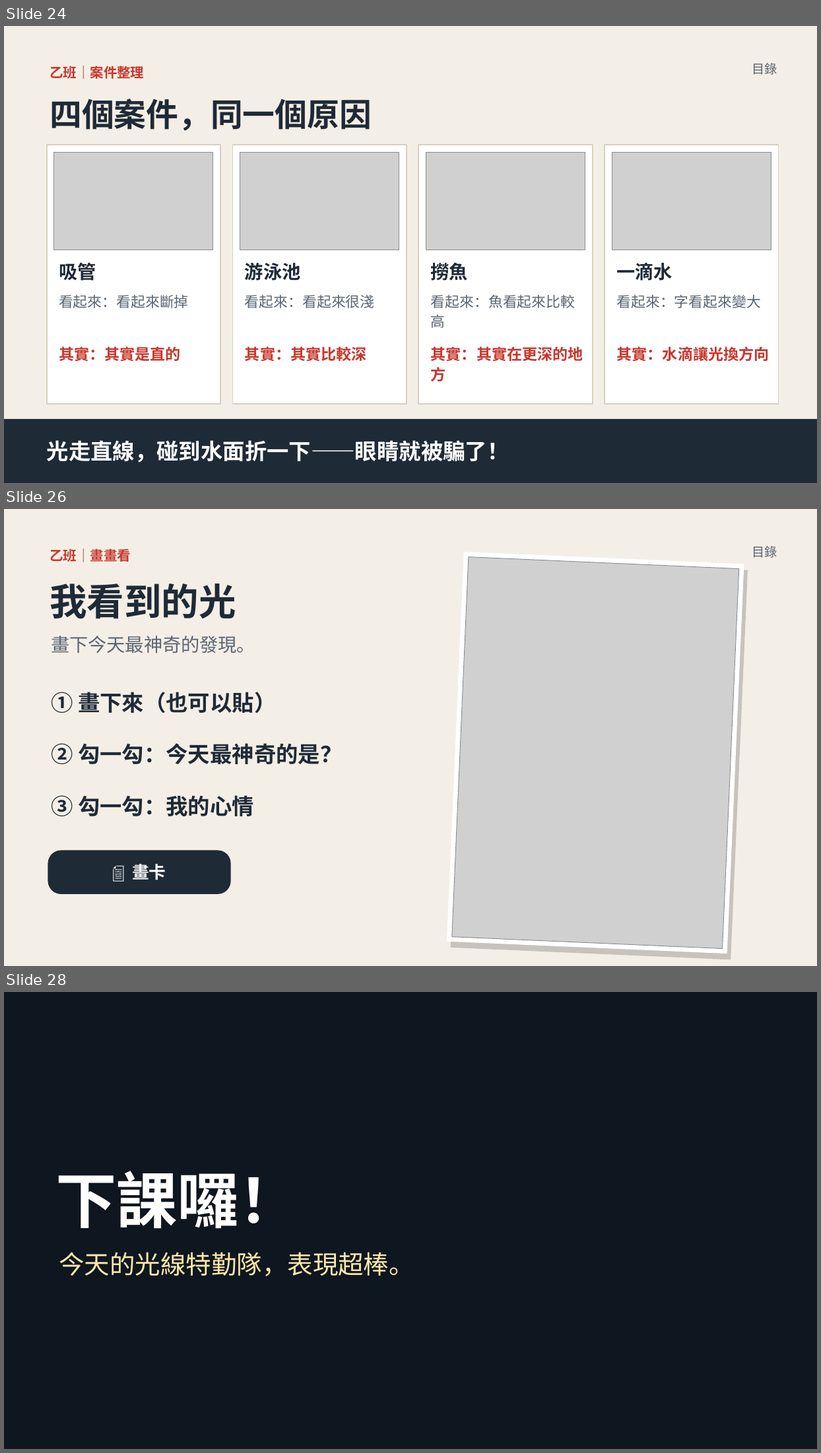
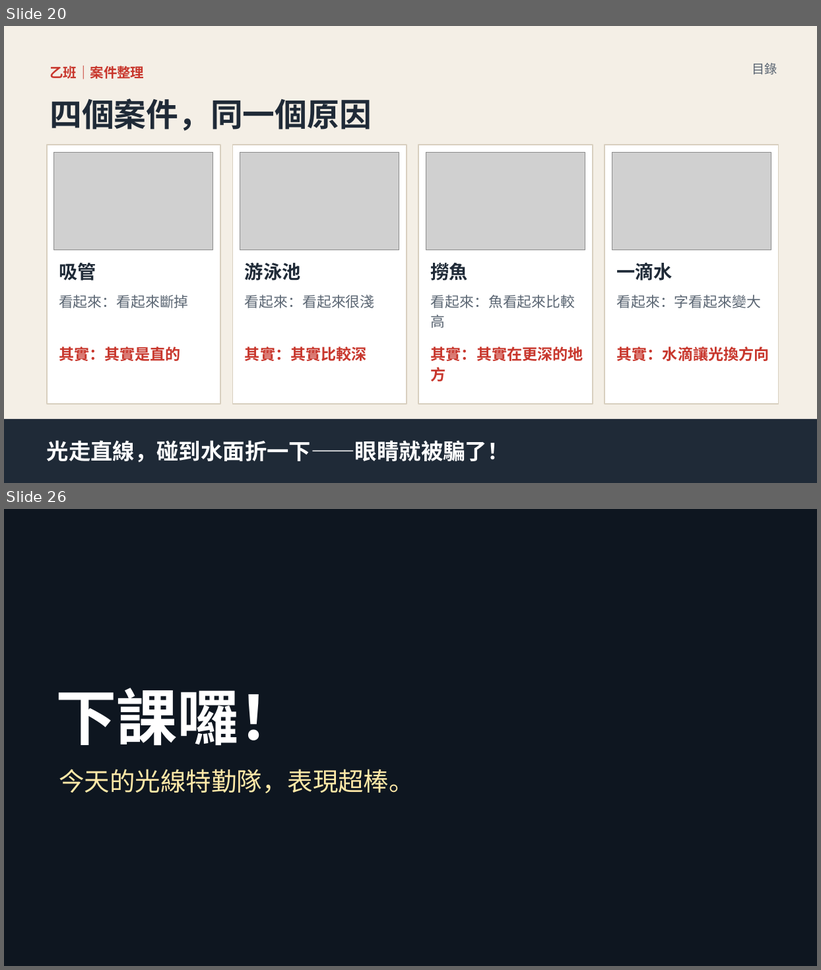
Before and after one commit to classtools1020/sports-results, a slide deck: f8f9fc3bd1/slides.pptx. Shown one above the other, each under a label of ours: slides 24, 26 and 28 before the commit, slides 20 and 26 after it; the slides between them are not shown. The pictures are 821x1453 and 821x970 pixels, drawn with LibreOffice and Linux fonts; fonts in the diff are those of the drawing; grey boxes stand for pictures; background and template pictures are left out; a plain dark background stands for a picture behind light text. Boxes give left, top, right and bottom in pixels: in the first picture for what was removed or moved away, otherwise in the second. Text is boxed around its words. In the diff, an @@ line names an element or a change of style, - is before the commit and + after.

```diff
--- a/f8f9fc3bd1/slides.pptx
+++ b/f8f9fc3bd1/slides.pptx
@@ slide 26 removed at bbox=[4, 509, 817, 966], background #FFFFFF @@
@@ rectangle removed at bbox=[4, 509, 817, 966] @@
@@ text removed at bbox=[752, 546, 777, 558] @@
-目錄
@@ text removed at bbox=[50, 549, 131, 562] @@
-乙班｜畫畫看
@@ rectangle removed at bbox=[447, 552, 745, 954] @@
@@ rectangle removed at bbox=[451, 558, 748, 960] @@
@@ picture removed at bbox=[452, 557, 739, 949] @@
@@ text removed at bbox=[50, 584, 236, 619] @@
-我看到的光
@@ text removed at bbox=[51, 636, 255, 653] @@
-畫下今天最神奇的發現。
@@ text removed at bbox=[51, 692, 276, 713] @@
-① 畫下來（也可以貼）
@@ text removed at bbox=[51, 743, 343, 764] @@
-② 勾一勾：今天最神奇的是？
@@ text removed at bbox=[51, 795, 254, 817] @@
-③ 勾一勾：我的心情
@@ rounded rectangle removed at bbox=[48, 851, 231, 894] @@
-📄 畫卡
@@ what was slide 24 is now slide 20 @@
@@ what was slide 28 is now slide 26 @@
```
Also in this commit, not shown: 6 slides changed, 1 slide added, 2 other slides removed, 1 other file.
